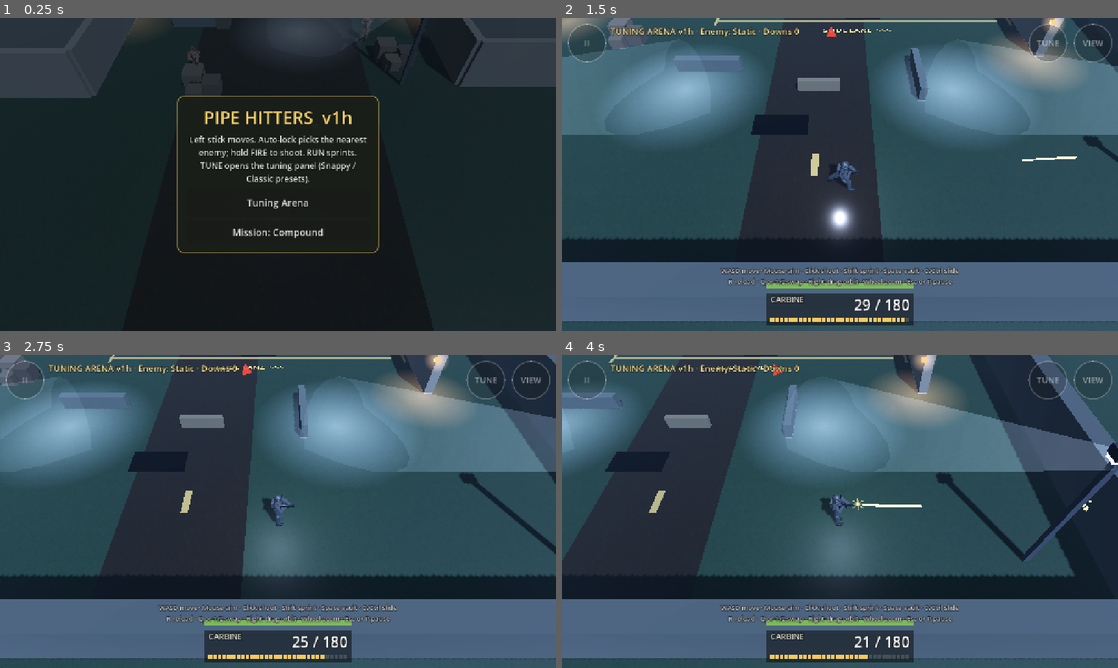
Above: before the commit, frames 1-4 (two rows, left to right).
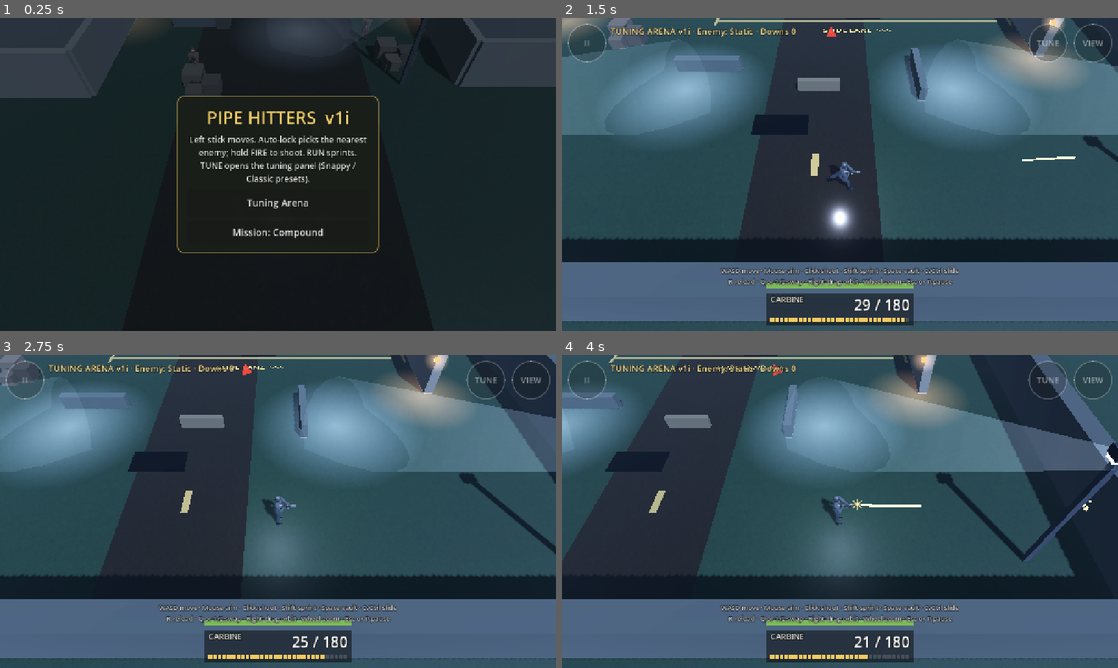
Above: after the commit, the same moments.

Repository: Ma-Name-Is-Jeff/pipe-hitters-godot
Game: Godot game, scene res://main.tscn
Same seed, same stepped clock (60 frames per second), same inputs: the game is played once before the commit and once after it.
Inputs (mouse positions are in pixels of both pictures, inside the frame that each line leads up to):
- Up to frame 1 (0.25 s): no input
- Up to frame 2 (1.5 s): click "Tuning Arena" at 0.5 s; tap Enter at 1.25 s; move the mouse to (962, 158) at 1.27 s; hold D from 1.28 s (still down); tap 1 at 1.35 s; click (962, 158) at 1.42 s
- Up to frame 3 (2.75 s): tap Space at 1.52 s; release D at 2 s; drag from (166, 527) to (250, 574) at 2.02 s
- Up to frame 4 (4 s): move the mouse to (895, 442) at 2.77 s; hold D 2.78-3.5 s; tap Keypad Enter at 2.85 s; drag from (812, 574) to (673, 464) at 3.52 s

The runs differ from the first frame. In frame 1, 0.8% of the frame differs, in the area x 33-68%, y 0-34%; in frame 2, 0.4%; in frame 3, 0.4%; in frame 4, 0.4%.

Commit message:
v1i: original Blender soldier (skinned ~7k tris, 22-bone rig, PBR slots) + original 0.9 m rifle as .glb, skeleton driven by v1g rig, two-hand IK on rifle markers, Classic rig toggle, tests, shots

Diff:
--- a/scripts/main.gd
+++ b/scripts/main.gd
@@ -313,7 +313,7 @@
 		var b := Bot.new()
 		b.label = BOT_NAMES[out.size() % BOT_NAMES.size()]
 		b.node = Soldier.new()
-		b.node.setup(Color8(112, 90, 66), Color8(86, 70, 54), Color8(98, 62, 42), Color8(84, 66, 48), Color8(64, 48, 36), Color8(214, 186, 156), Color8(40, 34, 30), Color8(70, 56, 44), Color8(255, 60, 40), Color(0.11, 0.05, 0.02))
+		b.node.setup(Color8(86, 68, 48), Color8(68, 55, 41), Color8(80, 52, 35), Color8(66, 52, 38), Color8(52, 40, 30), Color8(214, 186, 156), Color8(40, 34, 30), Color8(70, 56, 44), Color8(255, 60, 40), Color(0.11, 0.05, 0.02))
 		add_child(b.node)
 		b.home = Vector2(s[0], s[1])
 		b.facing = s[2]
--- a/scripts/soldier.gd
+++ b/scripts/soldier.gd
@@ -11,6 +11,8 @@
 const SHOULDER_L := Vector3(0.25, 0.46, 0.02)
 const SHOULDER_R := Vector3(-0.25, 0.46, -0.02)
 const GUN_AIM_POS := Vector3(-0.13, 0.43, 0.34)
+## v1i model: rifle butt in the right shoulder pocket, elbows bent (real-scale rifle).
+const MODEL_GUN_AIM_POS := Vector3(-0.1, 0.4, 0.38)
 const GUN_READY_POS := Vector3(-0.08, 0.29, 0.31)
 const GUN_READY_ROT := Vector3(0.5, 0.42, 0.18)
 const AIM_TWIST := -0.3
@@ -29,6 +31,29 @@
 		var sk: String = "anim_" + k
 		if d.has(sk):
 			anim[k] = float(d[sk])
+	if d.has("classic_rig"):
+		use_model = float(d["classic_rig"]) < 0.5
+
+
+## v1i: skinned Blender model (art/models) driven by this procedural rig. "Classic rig" = old look.
+static var use_model := true
+static var _soldier_scene: PackedScene
+static var _rifle_scene: PackedScene
+const PALM_OFF := 0.06
+var model: Node3D
+var skel: Skeleton3D
+var model_mesh: MeshInstance3D
+var rifle: Node3D
+var _skel_xf := Transform3D.IDENTITY
+var _bi := {}        ## bone name -> index
+var _rest := {}      ## bone name -> rest transform in soldier-root space
+var _model_on := false
+var _order: Array[String] = []
+var _classic_meshes: Array[Node3D] = []
+var _marker_classic := {}
+var _marker_model := {}
+var model_palm := [Vector3.ZERO, Vector3.ZERO]  ## last solved palm points (root space), for tests
+var model_target := [Vector3.ZERO, Vector3.ZERO]
 
 var body: Node3D
 var hips: Node3D
@@ -418,6 +443,9 @@
 	grip_l = _marker(gun, Vector3(0, 0.0, 0.31))
 	mag_pt = _marker(gun, Vector3(0, -0.13, 0.13))
 	muzzle = _marker(gun, Vector3(0, 0.045, 0.64))
+	for n in body.find_children("*", "MeshInstance3D", true, false):
+		_classic_meshes.append(n)
+	_build_model(top, bottom, vest, helmet, gear, face, visor)
 	pose(1.0, 0.0, 0.0, 0.0, 0.0, false, -1.0, false, false, -1.0)
 
 
@@ -698,7 +726,7 @@
 	head.rotation = Vector3(-spx * 0.7, -twist * 0.9, -spz * 0.5)
 
 	# Gun: low ready <-> shouldered, lagged bob + kick spring.
-	var gp := GUN_READY_POS.lerp(GUN_AIM_POS, k_aim)
+	var gp := GUN_READY_POS.lerp(MODEL_GUN_AIM_POS if _model_on else GUN_AIM_POS, k_aim)
 	var gr := GUN_READY_ROT.lerp(Vector3(-spx, -twist, 0), k_aim)
 	var sway: float = float(anim["sway"])
 	gun_bob_lag = _ease(gun_bob_lag, bob_off, 10.0, dt)
@@ -732,6 +760,210 @@
 	# Elbows flare out a little when aiming (chunky T from above).
 	_ik(1, SHOULDER_R, tgt_r, SHOULDER_R + Vector3(-0.32, -0.34, -0.12).lerp(Vector3(-0.55, -0.12, -0.08), k_aim), gt.basis)
 	_ik(0, SHOULDER_L, tgt_l, SHOULDER_L + Vector3(0.22, -0.4, 0.02).lerp(Vector3(0.5, -0.18, 0.06), k_aim), gt.basis)
+	if use_model != _model_on:
+		_apply_mode(use_model)
+	if _model_on:
+		_drive_model()
+
+
+func _build_model(top: Color, bottom: Color, vest: Color, helmet: Color, gear: Color, face: Color, visor: Color) -> void:
+	if _soldier_scene == null:
+		_soldier_scene = load("res://art/models/soldier.glb")
+		_rifle_scene = load("res://art/models/rifle.glb")
+	if _soldier_scene == null or _rifle_scene == null:
+		return
+	model = _soldier_scene.instantiate()
+	add_child(model)
+	skel = model.find_children("*", "Skeleton3D", true, false)[0]
+	model_mesh = skel.find_children("*", "MeshInstance3D", true, false)[0]
+	var t := Transform3D.IDENTITY
+	var n: Node = skel
+	while n != self:
+		t = (n as Node3D).transform * t
+		n = n.get_parent()
+	_skel_xf = t
+	for i in skel.get_bone_count():
+		var nm := skel.get_bone_name(i)
+		_bi[nm] = i
+		_rest[nm] = _skel_xf * skel.get_bone_global_rest(i)
+		_order.append(nm)
+	# Team materials (per soldier so the hit flash stays per soldier; meshes are shared).
+	var cols := {
+		"uniform_top": [top, 0.9], "uniform_pants": [bottom, 0.92], "gloves": [Color(0.13, 0.12, 0.11), 0.6],
+		"boots": [Color(0.1, 0.09, 0.085), 0.5], "mask": [face, 0.95], "helmet": [helmet.lightened(0.06), 0.42],
+	}
+	var m_top := _mat(top, 0.9)
+	m_top.albedo_color = top.lightened(0.04)
+	var mesh := model_mesh.mesh
+	for i in mesh.get_surface_count():
+		var src := mesh.surface_get_material(i)
+		var key := src.resource_name if src else ""
+		var mt: StandardMaterial3D
+		if key == "visor":
+			mt = _mat(Color(0.04, 0.04, 0.05), 0.2)
+			if visor.v > 0.01:
+				mt.emission = visor
+				mt.emission_energy_multiplier = 2.4
+				glow_mats.append(mt)
+		elif key == "uniform_top":
+			mt = m_top
+		elif cols.has(key):
+			mt = _mat(cols[key][0], cols[key][1])
+		else:
+			mt = _mat(gear, 0.8)
+		model_mesh.set_surface_override_material(i, mt)
+	rifle = _rifle_scene.instantiate()
+	gun.add_child(rifle)
+	var rm: Node3D = rifle.find_children("Rifle", "MeshInstance3D", true, false)[0]
+	for mk in [["grip", grip_r], ["support", grip_l], ["muzzle", muzzle]]:
+		var node: Node3D = rm.get_node(mk[0])
+		_marker_classic[mk[0]] = (mk[1] as Node3D).position
+		_marker_model[mk[0]] = rifle.transform * rm.transform * node.transform.origin
+	_model_on = not use_model
+	_apply_mode(use_model)
+
+
+func _apply_mode(on: bool) -> void:
+	if model == null:
+		on = false
+	if on == _model_on:
+		return
+	_model_on = on
+	for m in _classic_meshes:
+		m.visible = not on
+	if model:
+		model.visible = on
+		rifle.visible = on
+	var src := _marker_model if on else _marker_classic
+	if not src.is_empty():
+		grip_r.position = src["grip"]
+		grip_l.position = src["support"]
+		muzzle.position = src["muzzle"]
+
+
+func model_active() -> bool:
+	return _model_on
+
+
+static func _frame(d: Vector3, n: Vector3) -> Basis:
+	var x := d.normalized()
+	var y := n - x * n.dot(x)
+	if y.length() < 1e-4:
+		y = x.cross(Vector3.UP if absf(x.y) < 0.9 else Vector3.RIGHT)
+	y = y.normalized()
+	return Basis(x, y, x.cross(y))
+
+
+func _setg(name: String, g: Transform3D) -> void:
+	skel.set_bone_global_pose(_bi[name], _skel_xf.affine_inverse() * g)
+
+
+## FK: child joint position from the parent's current global and rest offsets.
+func _fk(parent: String, child: String, gp: Transform3D) -> Vector3:
+	var rp: Transform3D = _rest[parent]
+	var rc: Transform3D = _rest[child]
+	return gp * (rp.affine_inverse() * rc.origin)
+
+
+func _drive_model() -> void:
+	var hh := body.transform * hips.transform
+	var sp := hh * spine.transform
+	var nk := sp * neck.transform
+	var hd := nk * head.transform
+	var gt := sp * gun.transform
+	var g := {}
+	var hq := hh.basis.get_rotation_quaternion()
+	var sq_rel := spine.transform.basis.get_rotation_quaternion()
+	g["hips"] = Transform3D(hh.basis * (_rest["hips"] as Transform3D).basis, hh.origin + hh.basis * ((_rest["hips"] as Transform3D).origin - Vector3(0, HIP_Y, 0)))
+	var chain := [["spine", "hips", 1.0 / 3.0], ["spine1", "spine", 2.0 / 3.0], ["chest", "spine1", 1.0]]
+	for c in chain:
+		var q := hq * Quaternion.IDENTITY.slerp(sq_rel, c[2])
+		g[c[0]] = Transform3D(Basis(q) * (_rest[c[0]] as Transform3D).basis, _fk(c[1], c[0], g[c[1]]))
+	g["neck"] = Transform3D(nk.basis * (_rest["neck"] as Transform3D).basis, _fk("chest", "neck", g["chest"]))
+	g["head"] = Transform3D(hd.basis * (_rest["head"] as Transform3D).basis, _fk("neck", "head", g["neck"]))
+	for i in 2:
+		var sd := "L" if i == 0 else "R"
+		var th := hh * thighs[i].transform
+		var kn := th * knees[i].transform
+		var ft := kn * feet[i].transform
+		g["thigh." + sd] = Transform3D(th.basis * (_rest["thigh." + sd] as Transform3D).basis, _fk("hips", "thigh." + sd, g["hips"]))
+		g["shin." + sd] = Transform3D(kn.basis * (_rest["shin." + sd] as Transform3D).basis, _fk("thigh." + sd, "shin." + sd, g["thigh." + sd]))
+		g["foot." + sd] = Transform3D(ft.basis * (_rest["foot." + sd] as Transform3D).basis, _fk("shin." + sd, "foot." + sd, g["shin." + sd]))
+		g["toe." + sd] = Transform3D(ft.basis * (_rest["toe." + sd] as Transform3D).basis, _fk("foot." + sd, "toe." + sd, g["foot." + sd]))
+		var cl := "clavicle." + sd
+		g[cl] = Transform3D(sp.basis * (_rest[cl] as Transform3D).basis, _fk("chest", cl, g["chest"]))
+		_arm(i, sd, g, sp, gt)
+	# Local poses from our own globals (parent first), so nothing depends on lazily updated globals.
+	var inv := _skel_xf.affine_inverse()
+	for b in _order:
+		var bi: int = _bi[b]
+		var gb: Transform3D = inv * (g[b] as Transform3D)
+		var pi := skel.get_bone_parent(bi)
+		var lt := gb
+		if pi >= 0:
+			lt = (inv * (g[skel.get_bone_name(pi)] as Transform3D)).affine_inverse() * gb
+		skel.set_bone_pose_position(bi, lt.origin)
+		skel.set_bone_pose_rotation(bi, lt.basis.orthonormalized().get_rotation_quaternion())
+
+
+## Two-bone IK for the model arm: palm onto the driver hand target, hand oriented on the rifle.
+func _arm(i: int, sd: String, g: Dictionary, sp: Transform3D, gt: Transform3D) -> void:
+	var ua := "upper_arm." + sd
+	var fa := "forearm." + sd
+	var hn := "hand." + sd
+	var r_ua: Transform3D = _rest[ua]
+	var r_fa: Transform3D = _rest[fa]
+	var r_hn: Transform3D = _rest[hn]
+	var l1 := r_ua.origin.distance_to(r_fa.origin)
+	var l2 := r_fa.origin.distance_to(r_hn.origin)
+	var d0 := (r_fa.origin - r_ua.origin).normalized()
+	var e0 := (r_hn.origin - r_fa.origin).normalized()
+	var n0 := d0.cross(e0).normalized()
+	var s := _fk("clavicle." + sd, ua, g["clavicle." + sd])
+	var target := sp * hands[i].transform.origin
+	# Hand direction on the rifle (gun basis): trigger hand down/forward along the grip,
+	# support hand forward under the handguard, fingers wrapping toward the centerline.
+	var gb := gt.basis
+	var dh: Vector3
+	var up_ref: Vector3
+	if i == 1:
+		dh = (gb * Vector3(0.12, -0.62, 0.78)).normalized()
+		up_ref = gb * Vector3(-1, 0, 0)
+	else:
+		dh = (gb * Vector3(-0.45, 0.1, 0.89)).normalized()
+		up_ref = gb * Vector3(0, -1, 0)
+	var wrist := target - dh * PALM_OFF
+	model_target[i] = target
+	var d := wrist - s
+	var dist := clampf(d.length(), 0.05, l1 + l2 - 0.001)
+	var dir := d.normalized()
+	# Elbows down and slightly out (flare a little more when aiming).
+	var pole_l := SHOULDER_L + Vector3(0.2, -0.5, 0.0).lerp(Vector3(0.3, -0.45, 0.05), k_aim)
+	var pole_r := SHOULDER_R + Vector3(-0.25, -0.5, -0.1).lerp(Vector3(-0.42, -0.38, -0.05), k_aim)
+	var pole := sp * (pole_l if i == 0 else pole_r)
+	var ca := clampf((l1 * l1 + dist * dist - l2 * l2) / (2.0 * l1 * dist), -1.0, 1.0)
+	var pd := pole - s
+	pd = pd - dir * pd.dot(dir)
+	if pd.length() < 1e-4:
+		pd = Vector3.DOWN
+	pd = pd.normalized()
+	var elbow := s + dir * (l1 * ca) + pd * (l1 * sqrt(maxf(0.0, 1.0 - ca * ca)))
+	var wr := s + dir * dist
+	var d1 := (elbow - s).normalized()
+	var e1 := (wr - elbow).normalized()
+	var n1 := d1.cross(e1)
+	if n1.length() < 1e-3:
+		n1 = d1.cross(pd)
+	n1 = n1.normalized()
+	if n1.dot(sp.basis * n0) < -0.2:
+		n1 = n1  # keep IK bend; rest normal is only a reference
+	var q_ua := _frame(d1, n1) * _frame(d0, n0).inverse()
+	var q_fa := _frame(e1, n1) * _frame(e0, n0).inverse()
+	g[ua] = Transform3D(q_ua * r_ua.basis, s)
+	g[fa] = Transform3D(q_fa * r_fa.basis, elbow)
+	var q_hn := _frame(dh, up_ref) * _frame(e0, n0).inverse()
+	g[hn] = Transform3D(q_hn * r_hn.basis, wr)
+	model_palm[i] = wr + dh * PALM_OFF
 
 
 ## Two-bone IK in spine space. Places the segment nodes between joints.
--- a/scripts/tune_defs.gd
+++ b/scripts/tune_defs.gd
@@ -5,9 +5,9 @@
 ## Each item has a Snappy default ("def", the shipping default) and a Classic value ("cls",
 ## the pre-v1b feel). Toggles are 0/1 sliders flagged "toggle".
 
-const VERSION := "v1h"
+const VERSION := "v1i"
 ## Saved tuning from these versions is kept on load (newer keys get defaults).
-const COMPAT := ["v1f", "v1g", "v1h"]
+const COMPAT := ["v1f", "v1g", "v1h", "v1i"]
 
 static var _groups: Array = []
 
@@ -94,6 +94,7 @@
 			_s("anim_knee", "Knee lift", 1.5, 1.0, 0.0, 3.0, 0.05),
 			_s("anim_sway", "Weapon sway", 1.0, 0.0, 0.0, 3.0, 0.05),
 			_s("anim_kick", "Weapon kick", 1.0, 0.0, 0.0, 3.0, 0.05),
+			_t("classic_rig", "Classic rig (old blocky model)", 0, 0),
 		]},
 		{"name": "Enemy", "items": [
 			_s("enemy_hp", "Enemy health (hits)", 8.0, 4.0, 1.0, 20.0, 1.0),
--- /dev/null
+++ b/tools/shot_model.gd
@@ -0,0 +1,101 @@
+extends SceneTree
+## Renders the v1i model: close front 3/4 of the player soldier holding the rifle.
+##   godot --path . --script res://tools/shot_model.gd -- out.png [pose]
+## pose: aim (default) | run | grid (aim/run/strafe/crouch/slide lineup)
+func _initialize() -> void:
+	var args := OS.get_cmdline_user_args()
+	var out: String = args[0] if args.size() > 0 else "res://shots/v1i-model.png"
+	var mode: String = args[1] if args.size() > 1 else "aim"
+	DisplayServer.window_set_size(Vector2i(900, 1000) if mode != "grid" else Vector2i(1500, 700))
+	root.size = DisplayServer.window_get_size()
+	var env := Environment.new()
+	env.background_mode = Environment.BG_COLOR
+	env.background_color = Color(0.06, 0.08, 0.11)
+	env.ambient_light_source = Environment.AMBIENT_SOURCE_COLOR
+	env.ambient_light_color = Color(0.4, 0.46, 0.58)
+	env.ambient_light_energy = 0.7
+	env.tonemap_mode = Environment.TONE_MAPPER_FILMIC
+	var we := WorldEnvironment.new()
+	we.environment = env
+	root.add_child(we)
+	var key := DirectionalLight3D.new()
+	key.light_color = Color(0.95, 0.95, 1.0)
+	key.light_energy = 1.6
+	key.shadow_enabled = true
+	key.rotation_degrees = Vector3(-40, 35, 0)
+	root.add_child(key)
+	var rim := DirectionalLight3D.new()
+	rim.light_color = Color(0.5, 0.8, 1.0)
+	rim.light_energy = 0.9
+	rim.rotation_degrees = Vector3(-20, 200, 0)
+	root.add_child(rim)
+	var floor := MeshInstance3D.new()
+	var pm := PlaneMesh.new()
+	pm.size = Vector2(30, 30)
+	floor.mesh = pm
+	var fm := StandardMaterial3D.new()
+	fm.albedo_color = Color(0.13, 0.15, 0.17)
+	floor.material_override = fm
+	root.add_child(floor)
+	var specs := [
+		[Color8(46, 48, 52), Color8(40, 42, 46), Color8(34, 36, 38), Color8(44, 46, 48), Color8(30, 32, 34), Color8(196, 160, 132), Color8(30, 31, 33), Color8(20, 20, 22), Color8(70, 230, 210), Color(0.02, 0.05, 0.07)],
+		[Color8(86, 68, 48), Color8(68, 55, 41), Color8(80, 52, 35), Color8(66, 52, 38), Color8(52, 40, 30), Color8(214, 186, 156), Color8(40, 34, 30), Color8(70, 56, 44), Color8(255, 60, 40), Color(0.11, 0.05, 0.02)],
+	]
+	var cam := Camera3D.new()
+	root.add_child(cam)
+	var sol: Array = []
+	if mode == "grid":
+		var poses := ["aim", "run", "strafe", "crouch", "slide", "down"]
+		for i in poses.size():
+			var a: Array = specs[i % 2]
+			var s := Soldier.new()
+			s.setup(a[0], a[1], a[2], a[3], a[4], a[5], a[6], a[7], a[8], a[9])
+			root.add_child(s)
+			s.position = Vector3(-3.75 + 1.5 * i, 0, 0)
+			s.rotation.y = 0.6
+			sol.append([s, poses[i]])
+		cam.fov = 46
+		cam.look_at_from_position(Vector3(0, 3.0, 7.5), Vector3(0, 0.8, 0))
+	else:
+		var a: Array = specs[0]
+		var s := Soldier.new()
+		s.setup(a[0], a[1], a[2], a[3], a[4], a[5], a[6], a[7], a[8], a[9])
+		root.add_child(s)
+		s.rotation.y = 0.0
+		sol.append([s, mode])
+		cam.fov = 32
+		var cp := Vector3(1.6, 1.55, 3.2)
+		if args.size() > 2 and args[2] == "side":
+			cp = Vector3(4.0, 1.3, 0.3)
+		elif args.size() > 2 and args[2] == "top":
+			cp = Vector3(0.01, 4.5, 0.6)
+		cam.look_at_from_position(cp, Vector3(0.0, 1.0, 0.0))
+	for f in 40:
+		for e in sol:
+			var s: Soldier = e[0]
+			var pz: String = e[1]
+			var dt := 1.0 / 30.0
+			match pz:
+				"aim":
+					s.pose(dt, 0.0, 0.0, 0.0, 0.0, false, -1.0, true, false, -1.0)
+				"run":
+					s.position += Vector3(sin(s.rotation.y), 0, cos(s.rotation.y)) * 6.3 * dt
+					s.pose(dt, 6.3, 0.0, 0.0, 0.0, false, -1.0, false, false, -1.0)
+				"strafe":
+					s.position += Vector3(cos(s.rotation.y), 0, -sin(s.rotation.y)) * 6.3 * dt
+					s.pose(dt, 6.3, 0.0, 0.0, 0.0, false, -1.0, true, false, -1.0)
+				"crouch":
+					s.pose(dt, 0.0, 0.0, 0.0, 0.0, true, -1.0, true, false, -1.0)
+				"slide":
+					s.pose(dt, 0.0, 0.0, 1.0, 0.0, false, -1.0, true, false, -1.0)
+				"down":
+					s.pose(dt, 0.0, 0.0, 0.0, 0.0, false, -1.0, false, true, -1.0)
+		await process_frame
+	# Moving soldiers travelled; put everyone back on their lineup spot for the frame.
+	for i in sol.size():
+		if mode == "grid":
+			(sol[i][0] as Soldier).position = Vector3(-3.75 + 1.5 * i, 0, 0)
+	await process_frame
+	await RenderingServer.frame_post_draw
+	root.get_texture().get_image().save_png(out)
+	quit()
--- a/tools/test_v1g.gd
+++ b/tools/test_v1g.gd
@@ -51,7 +51,7 @@
 	await process_frame
 	main.reset_tuning()
 	main._save_settings()
-	ok("version v1g or later", ["v1g", "v1h"].has(TuneDefs.VERSION))
+	ok("version v1g or later", ["v1g", "v1h", "v1i"].has(TuneDefs.VERSION))
 	var locked := [["move_speed", 6.3], ["accel", 300.0], ["decel", 300.0], ["sprint_speed", 9.5], ["aim_slow", 1.0], ["slide_speed", 11.2], ["slide_dur", 1.74]]
 	var bad := []
 	for kv in locked:
@@ -65,7 +65,7 @@
 	var anim_tab := false
 	for g in TuneDefs.groups():
 		if g["name"] == "Anim":
-			anim_tab = g["items"].size() == 7
+			anim_tab = g["items"].size() >= 7
 	ok("Anim tab with 7 sliders", have and anim_tab)
 	Soldier.set_anim(main.settings)
 
--- /dev/null
+++ b/tools/test_v1i.gd
@@ -0,0 +1,140 @@
+extends SceneTree
+## Targeted v1i test: Blender soldier + rifle models swapped in, skeleton driven by the v1g
+## rig, two-hand IK on the rifle markers, Classic rig fallback, asset budget, posing perf,
+## and a live game run with no script errors.
+##   godot --headless --path . --script res://tools/test_v1i.gd
+
+var main: Node
+var fails := 0
+
+
+func ok(name: String, cond: bool, detail := "") -> void:
+	print(("OK   " if cond else "FAIL ") + name + ("  " + detail if detail != "" else ""))
+	if not cond:
+		fails += 1
+
+
+func _initialize() -> void:
+	main = (load("res://main.tscn") as PackedScene).instantiate()
+	root.add_child(main)
+	run()
+
+
+func _tris(m: Mesh) -> int:
+	var n := 0
+	for i in m.get_surface_count():
+		var a := m.surface_get_arrays(i)
+		var idx: PackedInt32Array = a[Mesh.ARRAY_INDEX]
+		n += idx.size() / 3 if idx.size() > 0 else (a[Mesh.ARRAY_VERTEX] as PackedVector3Array).size() / 3
+	return n
+
+
+## Palm point of the posed model hand vs the rifle marker, both in world space (metres).
+func _hand_err(s: Soldier, side: String, marker: Node3D) -> float:
+	var sk := s.skel
+	var bi := sk.find_bone("hand." + side)
+	var xf := sk.global_transform * sk.get_bone_global_pose(bi)
+	var palm := xf.origin + xf.basis.y.normalized() * Soldier.PALM_OFF
+	return palm.distance_to(marker.global_position)
+
+
+func _pose_case(s: Soldier, name: String, frames: int, fn: Callable) -> void:
+	for f in frames:
+		fn.call(s)
+		await process_frame
+	var er := _hand_err(s, "R", s.grip_r)
+	var el := _hand_err(s, "L", s.grip_l)
+	ok("hands on markers (%s)" % name, er < 0.04 and el < 0.04, "grip %.3f m, support %.3f m" % [er, el])
+
+
+func run() -> void:
+	await process_frame
+	await process_frame
+	ok("version v1i", TuneDefs.VERSION == "v1i")
+	# Assets.
+	var sz_s := FileAccess.get_file_as_bytes("res://art/models/soldier.glb").size()
+	var sz_r := FileAccess.get_file_as_bytes("res://art/models/rifle.glb").size()
+	ok("glb sizes reasonable", sz_s > 50000 and sz_s < 600000 and sz_r > 10000 and sz_r < 300000, "soldier %d B, rifle %d B" % [sz_s, sz_r])
+	ok("blend sources kept", FileAccess.file_exists("res://art/src/soldier.blend") and FileAccess.file_exists("res://art/src/rifle.blend"))
+
+	var s := Soldier.new()
+	root.add_child(s)
+	s.setup(Color.GRAY, Color.GRAY, Color.GRAY, Color.GRAY, Color.GRAY, Color.GRAY, Color.GRAY)
+	s.position = Vector3(300, 0, 300)
+	s.pose(1.0 / 60.0, 0.0, 0.0, 0.0, 0.0, false, -1.0, false, false, -1.0)
+	ok("model active by default", s.model_active() and s.model.visible and s.rifle.visible)
+	var tris := _tris(s.model_mesh.mesh)
+	ok("soldier 4-8k tris, one skinned mesh", tris >= 4000 and tris <= 8000 and s.model_mesh.skeleton != NodePath(), "%d tris" % tris)
+	var need := ["hips", "spine", "spine1", "chest", "neck", "head"]
+	for sd in ["L", "R"]:
+		for b in ["clavicle", "upper_arm", "forearm", "hand", "thigh", "shin", "foot", "toe"]:
+			need.append(b + "." + sd)
+	var miss := need.filter(func(b): return s.skel.find_bone(b) < 0)
+	ok("humanoid skeleton bones", miss.is_empty() and s.skel.get_bone_count() == 22, "%d bones %s" % [s.skel.get_bone_count(), str(miss)])
+	var mk: MeshInstance3D = s.rifle.find_children("Rifle", "MeshInstance3D", true, false)[0]
+	var ab := mk.get_aabb()
+	ok("rifle 0.85-0.95 m with markers", ab.size.z > 0.85 and ab.size.z < 0.95 and mk.has_node("grip") and mk.has_node("support") and mk.has_node("muzzle"), "%.3f m" % ab.size.z)
+	var mats := []
+	for i in s.model_mesh.mesh.get_surface_count():
+		var m := s.model_mesh.mesh.surface_get_material(i)
+		mats.append(m.resource_name if m else "")
+	var want := ["uniform_top", "uniform_pants", "gloves", "boots", "mask", "helmet", "visor"]
+	ok("PBR material slots", want.all(func(w): return mats.has(w)), str(mats))
+
+	# Hands on the rifle across poses.
+	await _pose_case(s, "aim idle", 30, func(x: Soldier): x.pose(1.0 / 30.0, 0.0, 0.0, 0.0, 0.0, false, -1.0, true, false, -1.0))
+	await _pose_case(s, "ready run", 30, func(x: Soldier):
+		x.position += Vector3(0, 0, 6.3 / 30.0)
+		x.pose(1.0 / 30.0, 6.3, 0.0, 0.0, 0.0, false, -1.0, false, false, -1.0))
+	await _pose_case(s, "aim strafe", 30, func(x: Soldier):
+		x.position += Vector3(6.3 / 30.0, 0, 0)
+		x.pose(1.0 / 30.0, 6.3, 0.0, 0.0, 0.0, false, -1.0, true, false, -1.0))
+	await _pose_case(s, "crouch", 30, func(x: Soldier): x.pose(1.0 / 30.0, 0.0, 0.0, 0.0, 0.0, true, -1.0, true, false, -1.0))
+	await _pose_case(s, "slide", 20, func(x: Soldier): x.pose(1.0 / 30.0, 0.0, 0.0, 1.0, 0.0, false, -1.0, true, false, -1.0))
+
+	# Skeleton follows the driver (knee bends when crouched, chest twists when aiming sideways).
+	var kq := s.skel.get_bone_pose_rotation(s.skel.find_bone("shin.L"))
+	ok("knee bends in crouch", kq.get_angle() > 0.3, "%.2f rad" % kq.get_angle())
+
+	# Classic fallback toggle.
+	main.settings["classic_rig"] = 1.0
+	Soldier.set_anim(main.settings)
+	s.pose(1.0 / 60.0, 0.0, 0.0, 0.0, 0.0, false, -1.0, true, false, -1.0)
+	ok("Classic rig toggle shows old meshes", not s.model_active() and not s.model.visible and s.body.visible)
+	main.settings["classic_rig"] = 0.0
+	Soldier.set_anim(main.settings)
+	s.pose(1.0 / 60.0, 0.0, 0.0, 0.0, 0.0, false, -1.0, true, false, -1.0)
+	ok("toggle back to model", s.model_active() and s.model.visible)
+	var keys := TuneDefs.all_items().map(func(it): return it["key"])
+	ok("Classic rig in tuning defs (default off)", keys.has("classic_rig") and TuneDefs.defaults()["classic_rig"] == 0)
+
+	# Hit flash still works on the model materials.
+	s.queue_free()
+
+	# Perf: pose 12 model soldiers per frame (CPU side).
+	var crowd := []
+	for i in 12:
+		var c := Soldier.new()
+		root.add_child(c)
+		c.setup(Color.GRAY, Color.GRAY, Color.GRAY, Color.GRAY, Color.GRAY, Color.GRAY, Color.GRAY)
+		c.position = Vector3(200 + i * 2, 0, 200)
+		crowd.append(c)
+	var t0 := Time.get_ticks_usec()
+	for f in 120:
+		for c in crowd:
+			(c as Soldier).position += Vector3(0, 0, 6.3 / 60.0)
+			(c as Soldier).pose(1.0 / 60.0, 6.3, 0.0, 0.0, 0.0, false, -1.0, f % 2 == 0, false, -1.0)
+	var per := float(Time.get_ticks_usec() - t0) / 120.0 / 1000.0
+	ok("12 soldiers pose in < 3 ms/frame", per < 3.0, "%.2f ms/frame" % per)
+	for c in crowd:
+		c.queue_free()
+
+	# Live game: run a few seconds of the real scene.
+	await create_timer(3.0).timeout
+	var bots := 0
+	for n in main.find_children("*", "Soldier", true, false):
+		if (n as Soldier).model_active():
+			bots += 1
+	ok("game soldiers use the model", bots >= 1, "%d model soldiers" % bots)
+	print("RESULT fails=%d" % fails)
+	quit(1 if fails > 0 else 0)
Binary file added: art/models/rifle.glb
Binary file added: art/models/soldier.glb
Not shown, added: art/src/.gdignore
Binary file added: shots/v1i-game.png
Binary file added: shots/v1i-model.png
Not shown, added: tools/shot_model.gd.uid
Not shown, added: tools/test_v1i.gd.uid
Not shown, changed: ROADMAP.md
Not shown, added: art/src/rifle.blend
Not shown, added: art/src/soldier.blend
Not shown, changed: docs/index.pck
